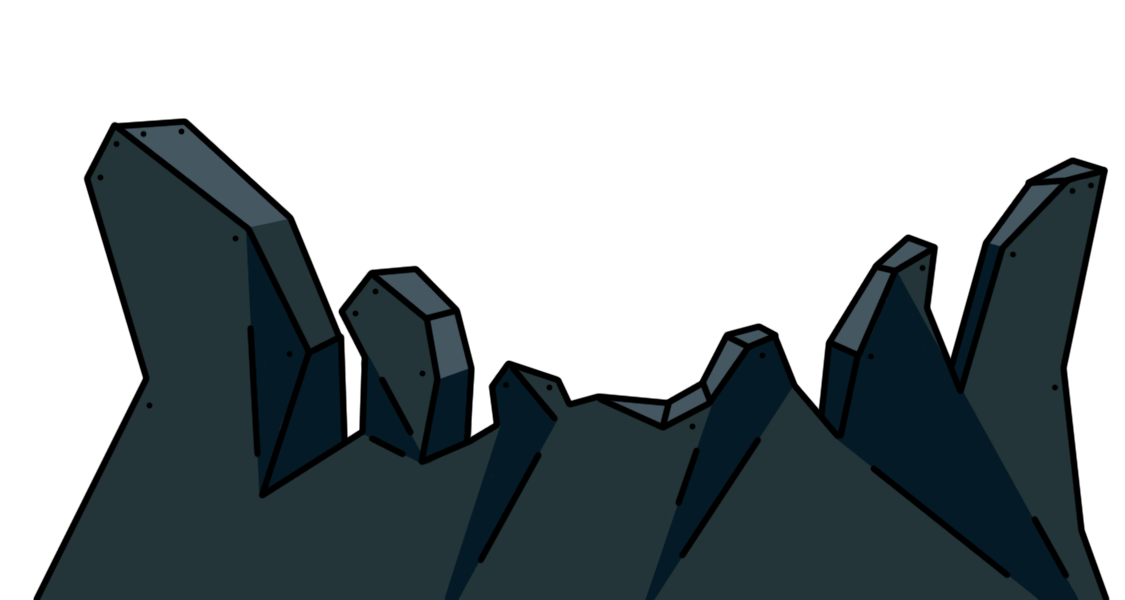
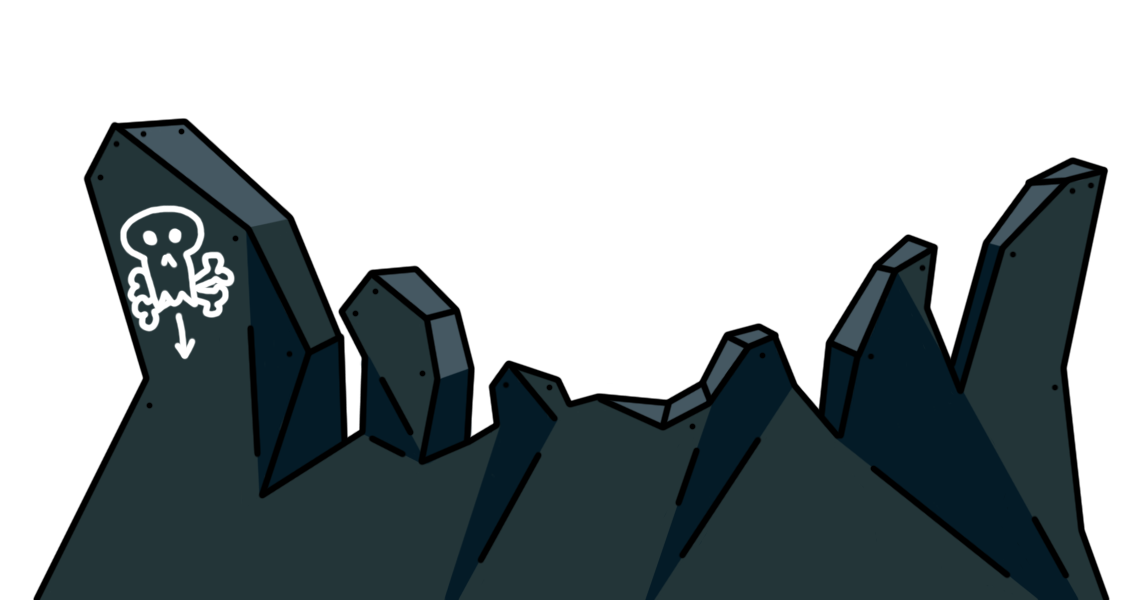
Two versions of the same layered image (1125 x 600). Layer-by-layer changes:
painted on "Linework" over [119,205,236,360]
